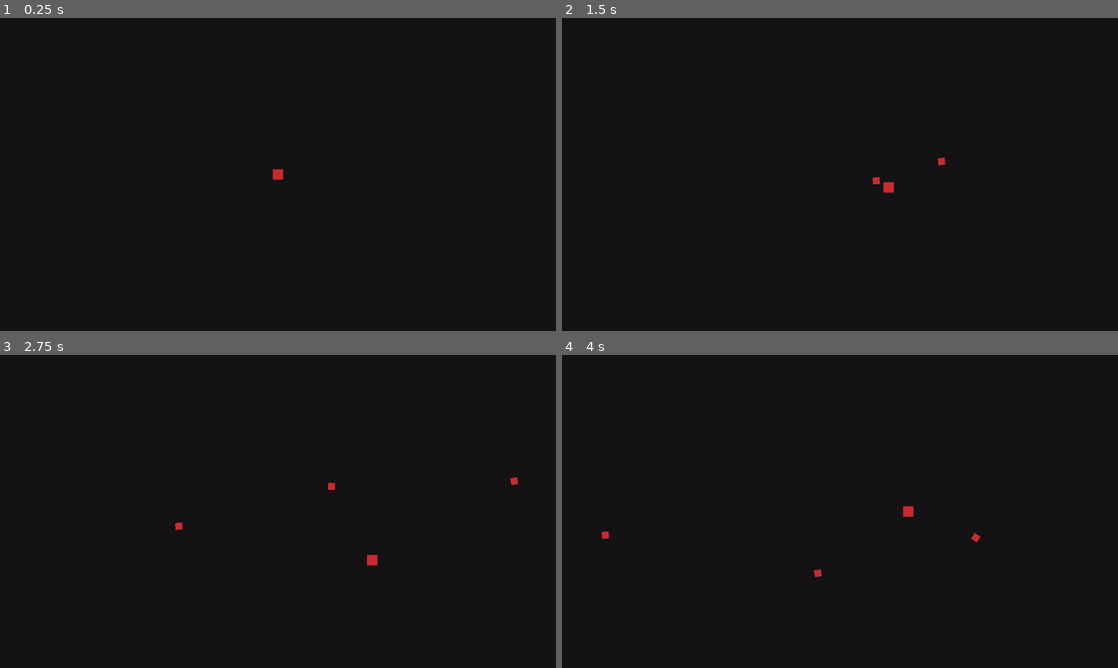
Above: before the commit, frames 1-4 (two rows, left to right).
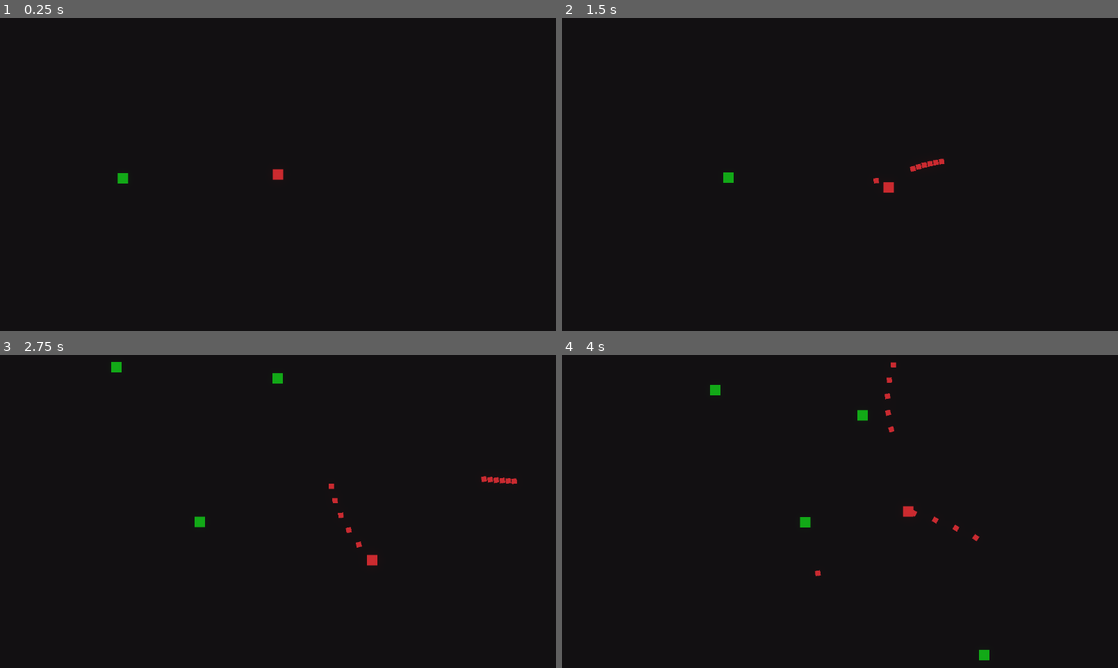
Above: after the commit, the same moments.

Repository: DiScarlet/ShootEm
Game: Godot game, scene res://scenes/arena.tscn
Same seed, same stepped clock (60 frames per second), same inputs: the game is played once before the commit and once after it.
Inputs (mouse positions are in pixels of both pictures, inside the frame that each line leads up to):
- Up to frame 1 (0.25 s): no input
- Up to frame 2 (1.5 s): tap Enter at 0.5 s; move the mouse to (962, 158) at 0.52 s; press the mouse at (962, 158) at 0.53 s; hold D (move_right) 0.53-1.28 s; move the mouse to (728, 190) at 1.27 s; release the mouse at (728, 190) at 1.28 s; hold S (move_down) from 1.28 s (still down); click (728, 190) at 1.35 s
- Up to frame 3 (2.75 s): move the mouse to (333, 442) at 2.02 s; release S (move_down) at 2.03 s; press the mouse at (333, 442) at 2.03 s; hold D (move_right) from 2.03 s (still down)
- Up to frame 4 (4 s): move the mouse to (812, 574) at 2.77 s; release D (move_right) at 2.78 s; release the mouse at (812, 574) at 2.78 s; hold W (move_up) 2.78-3.53 s; click (812, 574) at 2.85 s; move the mouse to (1006, 558) at 3.52 s; press the mouse at (1006, 558) at 3.53 s; hold A (move_left) from 3.53 s (still down)

The runs differ from the first frame. In frame 1, less than 0.1% of the frame differs, in the area x 21-24%, y 49-53%; in frame 2, 0.2%; in frame 3, 0.4%; in frame 4, 0.5%, in the area x 7-77%, y 2-98%.

Commit message:
Added enemies

Diff:
--- a/project.godot
+++ b/project.godot
@@ -26,6 +26,10 @@
 [editor_plugins]
 
 enabled=PackedStringArray("res://addons/godot_super-wakatime/plugin.cfg")
+
+[global_group]
+
+Enemy_damager=""
 
 [input]
 
--- a/scenes/arena.tscn
+++ b/scenes/arena.tscn
@@ -2,8 +2,27 @@
 
 [ext_resource type="Script" uid="uid://b4b6aaleanmjd" path="res://scripts/arena.gd" id="1_wl4x5"]
 [ext_resource type="PackedScene" uid="uid://c3yb2eql5pwpp" path="res://scenes/player.tscn" id="2_olpmc"]
+[ext_resource type="PackedScene" uid="uid://dhh0qewrl521k" path="res://scenes/enemy.tscn" id="3_olpmc"]
+
+[sub_resource type="Environment" id="Environment_wl4x5"]
+background_mode = 3
+glow_enabled = true
+glow_bloom = 0.37
+glow_blend_mode = 0
 
 [node name="Arena" type="Node2D" unique_id=86317714]
 script = ExtResource("1_wl4x5")
 
 [node name="Player" parent="." unique_id=1334363141 instance=ExtResource("2_olpmc")]
+
+[node name="Enemy" parent="." unique_id=81046350 instance=ExtResource("3_olpmc")]
+position = Vector2(263, 369)
+
+[node name="WorldEnvironment" type="WorldEnvironment" parent="." unique_id=1136972443]
+environment = SubResource("Environment_wl4x5")
+
+[node name="EnemySpawnTimer" type="Timer" parent="." unique_id=220998081]
+wait_time = 0.8
+autostart = true
+
+[connection signal="timeout" from="EnemySpawnTimer" to="." method="_on_enemy_spawn_timer_timeout"]
--- /dev/null
+++ b/scenes/blood_particles.tscn
@@ -0,0 +1,25 @@
+[gd_scene format=3 uid="uid://dp8ol81fdsgtu"]
+
+[ext_resource type="Texture2D" uid="uid://dm1x1kdlvq6dn" path="res://assets/sprites/Circle.png" id="1_4enpv"]
+[ext_resource type="Script" uid="uid://c0i3w246rp8n4" path="res://scripts/blood_particles.gd" id="2_n323q"]
+
+[node name="BloodParticles" type="CPUParticles2D" unique_id=2015632048]
+amount = 15
+texture = ExtResource("1_4enpv")
+lifetime = 0.2
+explosiveness = 1.0
+spread = 18.9
+gravity = Vector2(0, 0)
+initial_velocity_min = 400.0
+initial_velocity_max = 600.0
+scale_amount_min = 0.05
+scale_amount_max = 0.1
+color = Color(0.078431375, 0.41568628, 0.13333334, 0.8392157)
+script = ExtResource("2_n323q")
+
+[node name="FreezeTimer" type="Timer" parent="." unique_id=1604759130]
+wait_time = 0.15
+one_shot = true
+autostart = true
+
+[connection signal="timeout" from="FreezeTimer" to="." method="_on_freeze_timer_timeout"]
--- a/scenes/bullet.tscn
+++ b/scenes/bullet.tscn
@@ -3,7 +3,20 @@
 [ext_resource type="Texture2D" uid="uid://jtgxew27578n" path="res://assets/sprites/Square.png" id="1_y25gk"]
 [ext_resource type="Script" uid="uid://bb47cx5f8wflg" path="res://scripts/bullet.gd" id="2_l5glv"]
 
+[sub_resource type="RectangleShape2D" id="RectangleShape2D_y25gk"]
+size = Vector2(16, 16)
+
 [node name="Bullet" type="Sprite2D" unique_id=242901153]
 modulate = Color(0.7882353, 0.16470589, 0.18431373, 1)
+scale = Vector2(0.75, 0.75)
 texture = ExtResource("1_y25gk")
 script = ExtResource("2_l5glv")
+
+[node name="VisibleOnScreenNotifier2D" type="VisibleOnScreenNotifier2D" parent="." unique_id=1689495765]
+
+[node name="Hitbox" type="Area2D" parent="." unique_id=1953835885 groups=["Enemy_damager"]]
+
+[node name="CollisionShape2D" type="CollisionShape2D" parent="Hitbox" unique_id=635967943]
+shape = SubResource("RectangleShape2D_y25gk")
+
+[connection signal="screen_exited" from="VisibleOnScreenNotifier2D" to="." method="_on_visible_on_screen_notifier_2d_screen_exited"]
--- /dev/null
+++ b/scenes/enemy.tscn
@@ -0,0 +1,26 @@
+[gd_scene format=3 uid="uid://dhh0qewrl521k"]
+
+[ext_resource type="Texture2D" uid="uid://jtgxew27578n" path="res://assets/sprites/Square.png" id="1_7p1mj"]
+[ext_resource type="Script" uid="uid://badihmff42wu1" path="res://scripts/enemy.gd" id="2_md0e3"]
+
+[sub_resource type="RectangleShape2D" id="RectangleShape2D_md0e3"]
+size = Vector2(16, 16)
+
+[node name="Enemy" type="Sprite2D" unique_id=81046350]
+modulate = Color(0.07962746, 0.6557584, 0.09424303, 1)
+position = Vector2(640, 360)
+scale = Vector2(1.5, 1.5)
+texture = ExtResource("1_7p1mj")
+script = ExtResource("2_md0e3")
+
+[node name="Hitbox" type="Area2D" parent="." unique_id=14445288]
+
+[node name="CollisionShape2D" type="CollisionShape2D" parent="Hitbox" unique_id=989620867]
+shape = SubResource("RectangleShape2D_md0e3")
+
+[node name="StunTimer" type="Timer" parent="." unique_id=2034699283]
+wait_time = 0.1
+one_shot = true
+
+[connection signal="area_entered" from="Hitbox" to="." method="_on_hitbox_area_entered"]
+[connection signal="timeout" from="StunTimer" to="." method="_on_stun_timer_timeout"]
--- a/scenes/player.tscn
+++ b/scenes/player.tscn
@@ -9,3 +9,9 @@
 scale = Vector2(1.5, 1.5)
 texture = ExtResource("1_g2els")
 script = ExtResource("2_qhqgy")
+
+[node name="Timer_Reload" type="Timer" parent="." unique_id=1687320784]
+wait_time = 0.1
+one_shot = true
+
+[connection signal="timeout" from="Timer_Reload" to="." method="_on_timer_reload_timeout"]
--- a/scripts/arena.gd
+++ b/scripts/arena.gd
@@ -1,4 +1,12 @@
 extends Node2D
+
+#VARS
+#consts
+const WINDOW_SIZE = Vector2i(1280, 720)
+const ENEMY_SPAWN_OFFSET = 160
+#locals
+var enemy_1 = preload("res://scenes/enemy.tscn")
+
 
 
 #FUNCS
@@ -8,3 +16,21 @@
 
 func _exit_tree() -> void:
 	GameManager.node_creation_parent = null
+
+#event functions
+func _on_enemy_spawn_timer_timeout() -> void:
+
+	var enemy_position = Vector2(
+		randi_range(-ENEMY_SPAWN_OFFSET, WINDOW_SIZE.x + ENEMY_SPAWN_OFFSET),
+		randi_range(-ENEMY_SPAWN_OFFSET, WINDOW_SIZE.y + ENEMY_SPAWN_OFFSET))
+
+	while (
+		enemy_position.x > 0 and enemy_position.x < WINDOW_SIZE.x and
+		enemy_position.y > 0 and enemy_position.y < WINDOW_SIZE.y
+	):
+		enemy_position = Vector2(
+			randi_range(-ENEMY_SPAWN_OFFSET, WINDOW_SIZE.x + ENEMY_SPAWN_OFFSET),
+			randi_range(-ENEMY_SPAWN_OFFSET, WINDOW_SIZE.y + ENEMY_SPAWN_OFFSET)
+		)
+
+		GameManager.instance_node(enemy_1, enemy_position, GameManager.node_creation_parent)
--- /dev/null
+++ b/scripts/blood_particles.gd
@@ -0,0 +1,10 @@
+extends CPUParticles2D
+
+#FUNCS
+func _on_freeze_timer_timeout() -> void:
+	set_process(false)
+	set_physics_process(false)
+	set_process_input(false)
+	set_process_internal(false)
+	set_process_unhandled_input(false)
+	set_process_unhandled_key_input(false)
--- a/scripts/bullet.gd
+++ b/scripts/bullet.gd
@@ -15,3 +15,8 @@
 		look_once = false
 
 	global_position += VELOCITY.rotated(rotation) * SPEED * delta
+
+
+#event functions
+func _on_visible_on_screen_notifier_2d_screen_exited() -> void:
+	queue_free()
--- /dev/null
+++ b/scripts/enemy.gd
@@ -0,0 +1,44 @@
+extends Sprite2D
+
+#VARS
+#consts
+const SPEED = 80
+const MAX_HP = 3
+#locals
+var velocity = Vector2()
+var stun = false
+var hp = MAX_HP
+var blood_particles = preload("res://scenes/blood_particles.tscn")
+#Godot elements
+@onready var stun_timer: Timer = $StunTimer
+
+
+#FUNCS
+#system overrides
+func _process(delta: float) -> void:
+	if GameManager.player != null and stun == false:
+		velocity = global_position.direction_to(GameManager.player.global_position)
+	elif stun:
+		velocity = lerp(velocity, Vector2(0, 0), 0.3)
+
+	global_position += velocity * SPEED * delta
+
+	if hp <= 0:
+		if GameManager.node_creation_parent != null:
+			GameManager.instance_node(blood_particles, global_position, GameManager.node_creation_parent)
+		queue_free()
+
+
+#event functions
+func _on_hitbox_area_entered(area: Area2D) -> void:
+	if area.is_in_group("Enemy_damager"):
+		modulate = Color(1, 1, 1)
+		velocity = -velocity * 4
+		hp -= 1
+		stun = true
+		stun_timer.start()
+		area.get_parent().queue_free()
+
+func _on_stun_timer_timeout() -> void:
+	modulate = Color("14a718")
+	stun = false
--- a/scripts/player.gd
+++ b/scripts/player.gd
@@ -4,12 +4,23 @@
 #consts
 const SPEED = 150
 #locals
+	#player
 var velocity = Vector2()
+	#bullet
 var bullet = preload("res://scenes/bullet.tscn")
+var can_shoot = true
+#Godot elements
+@onready var timer_reload: Timer = $Timer_Reload
 
 
 #FUNCS
 #system overrides
+func _ready() -> void:
+	GameManager.player = self
+
+func _exit_tree() -> void:
+	GameManager.player = null
+
 func _process(delta: float) -> void:
 	velocity.x = int(Input.is_action_pressed("move_right")) - int(Input.is_action_pressed("move_left"))
 	velocity.y = int(Input.is_action_pressed("move_down")) - int(Input.is_action_pressed("move_up"))
@@ -17,5 +28,16 @@
 	velocity = velocity.normalized()
 	global_position += SPEED * velocity * delta
 
-	if Input.is_action_just_pressed("click") and GameManager.node_creation_parent != null:
+	if Input.is_action_pressed("click") and GameManager.node_creation_parent != null and can_shoot:
 		GameManager.instance_node(bullet, global_position, GameManager.node_creation_parent)
+		start_reload()
+
+#action functions
+func start_reload():
+	timer_reload.start()
+	can_shoot = false
+
+
+#event functions
+func _on_timer_reload_timeout() -> void:
+	can_shoot = true
--- a/scripts/singletons/GameManager.gd
+++ b/scripts/singletons/GameManager.gd
@@ -3,7 +3,8 @@
 #VARS
 #locals(for GameManager)/globals(for all nodes)
 var node_creation_parent = null
-
+	#characters/npcs
+var player = null
 
 
 #FUNCS
Not shown, added: scripts/blood_particles.gd.uid
Not shown, added: scripts/enemy.gd.uid
